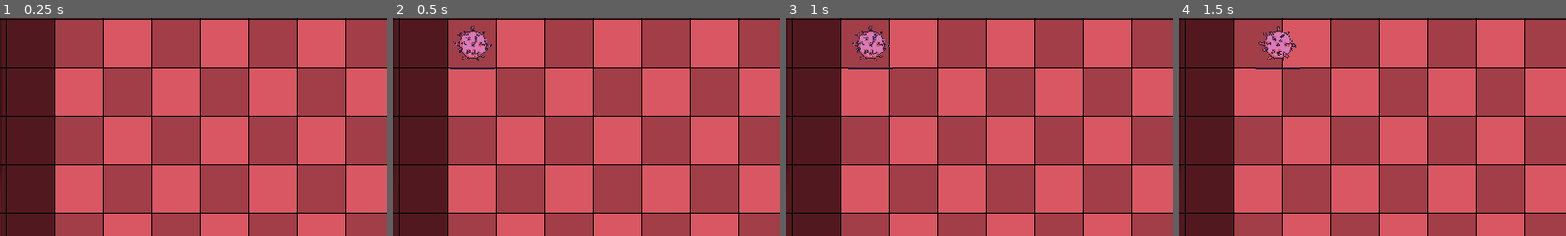
Above: before the commit, frames 1-4 (left to right).
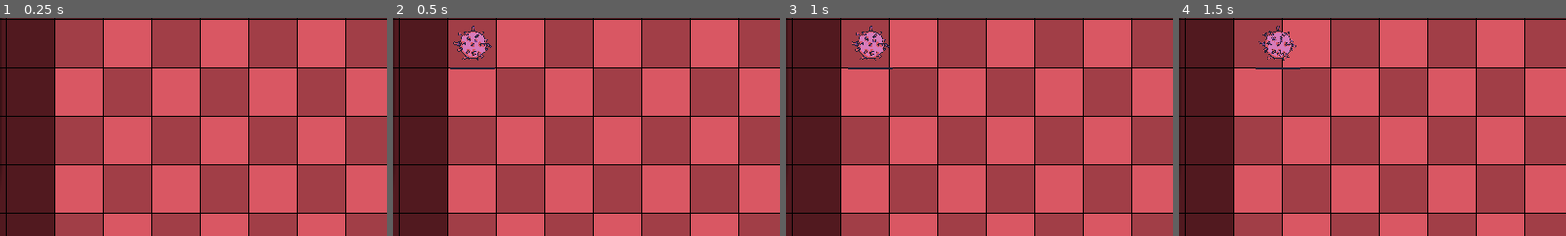
Above: after the commit, the same moments.

Repository: TeamKebab/GodotWildJam23
Game: Godot game, scene res://src/Main.tscn
Same seed, same stepped clock (60 frames per second), same inputs: the game is played once before the commit and once after it.
Inputs:
- Up to frame 1 (0.25 s): no input
- Up to frame 2 (0.5 s): no input
- Up to frame 3 (1 s): click "Buy1" at 0.5 s
- Up to frame 4 (1.5 s): click "Buy1" at 1.25 s
The pictures show only the part of the screen within x 5-55%, y 11-61%; the shares and areas given below are measured in that part.

Frame 1 is identical in both runs. In frame 2, 0.2% of the frame differs, in the area x 15-26%, y 3-20%; in frame 3, 0.2%; in frame 4, 0.2%.

Commit message:
virus re-hit after cooldown

Diff:
--- a/project.godot
+++ b/project.godot
@@ -14,38 +14,20 @@
 "language": "GDScript",
 "path": "res://src/gui/BuyButton.gd"
 }, {
-"base": "KinematicBody2D",
-"class": "Defense",
-"language": "GDScript",
-"path": "res://src/entities/Cannon.gd"
-}, {
 "base": "Area2D",
 "class": "Grid",
 "language": "GDScript",
 "path": "res://src/components/Grid.gd"
 }, {
-"base": "Area2D",
-"class": "HitBox",
-"language": "GDScript",
-"path": "res://src/components/HitBox.gd"
-}, {
 "base": "Node2D",
 "class": "MiniBar",
 "language": "GDScript",
 "path": "res://src/components/MiniBar.gd"
-}, {
-"base": "KinematicBody2D",
-"class": "Virus",
-"language": "GDScript",
-"path": "res://src/entities/Virus.gd"
 } ]
 _global_script_class_icons={
 "BuyButton": "",
-"Defense": "",
 "Grid": "",
-"HitBox": "",
-"MiniBar": "",
-"Virus": ""
+"MiniBar": ""
 }
 
 [application]
@@ -69,8 +51,8 @@
 
 [layer_names]
 
-2d_physics/layer_1="Virus HurtBoxes"
-2d_physics/layer_2="Defenses HurtBoxes"
+2d_physics/layer_1="Virus HitBoxes"
+2d_physics/layer_2="Defenses HitBoxes"
 2d_physics/layer_3="Virus"
 2d_physics/layer_4="Defenses"
 
--- a/src/Player.gd
+++ b/src/Player.gd
@@ -5,7 +5,7 @@
 
 
 var antibodies: int = 5 setget set_antibodies
-var spot_infected: bool = false
+var multiplier: float = 1
 
 
 func _ready() -> void:
@@ -15,3 +15,13 @@
 func set_antibodies(new_antibodies) -> void:
 	antibodies = new_antibodies
 	emit_signal("antibodies_changed", new_antibodies)
+
+
+func infect() -> void:
+	multiplier = multiplier * 1.5
+
+
+func heal() -> void:
+	multiplier = multiplier / 1.5
+	if multiplier < 1:
+		multiplier = 1
--- a/src/WaveSpawner.gd
+++ b/src/WaveSpawner.gd
@@ -87,9 +87,6 @@
 func _spawn(type: int, row: int):
 	var virus = VIRUS[type].instance()
 
-	if Player.spot_infected:
-		virus.multiplier = 2
-
 	virus.global_position = grid.grid_to_world(Vector2(0, row))
 	container.add_child(virus)
 
--- a/src/components/DetectionBox.tscn
+++ b/src/components/DetectionBox.tscn
@@ -1,5 +1,7 @@
 [gd_scene format=2]
 
 [node name="DetectionBox" type="Area2D"]
+collision_layer = 0
+collision_mask = 0
 
 [node name="CollisionShape2D" type="CollisionShape2D" parent="."]
--- a/src/components/HitBox.gd
+++ /dev/null
@@ -1,4 +0,0 @@
-extends Area2D
-class_name HitBox
-
-export var damage:int = 1
--- a/src/components/HitBox.tscn
+++ b/src/components/HitBox.tscn
@@ -1,8 +1,5 @@
-[gd_scene load_steps=2 format=2]
-
-[ext_resource path="res://src/components/HitBox.gd" type="Script" id=1]
+[gd_scene format=2]
 
 [node name="HitBox" type="Area2D"]
-script = ExtResource( 1 )
 
 [node name="CollisionShape2D" type="CollisionShape2D" parent="."]
--- a/src/entities/AntiBodies.tscn
+++ b/src/entities/AntiBodies.tscn
@@ -7,6 +7,8 @@
 extents = Vector2( 10.9756, 15.5941 )
 
 [node name="AntiBodies" type="Area2D"]
+collision_layer = 16
+collision_mask = 0
 script = ExtResource( 2 )
 
 [node name="Sprite" type="Sprite" parent="."]
--- a/src/entities/Bullet.gd
+++ b/src/entities/Bullet.gd
@@ -1,10 +1,16 @@
 extends KinematicBody2D
+
 
 const VELOCITY = 500
 
+
+export var damage : float = 1
+
+
 var direction = Vector2.ONE
 
-onready var hitbox : HitBox = $HitBox
+
+onready var hitbox : Area2D = $HitBox
 
 
 func _ready() -> void:
@@ -16,4 +22,12 @@
 
 
 func _on_hitbox_area_entered(hurtbox: Area2D) -> void:
+	var virus = hurtbox.owner
+
+	if not virus.has_method("set_hp"):
+		return
+
+	virus.hp -= damage
+
+	# TODO play animation & wait for end
 	queue_free()
--- a/src/entities/Bullet.tscn
+++ b/src/entities/Bullet.tscn
@@ -22,7 +22,8 @@
 shape = SubResource( 1 )
 
 [node name="HitBox" parent="." instance=ExtResource( 1 )]
-collision_layer = 0
+collision_layer = 2
+collision_mask = 0
 
 [node name="CollisionShape2D" parent="HitBox" index="0"]
 shape = SubResource( 2 )
--- a/src/entities/Cannon.gd
+++ b/src/entities/Cannon.gd
@@ -1,27 +1,35 @@
 extends KinematicBody2D
+
 
 const COOLDOWN = 3
 
 const Bullet = preload("res://src/entities/Bullet.tscn")
 
-var hp : float = 2
+var hp : float = 2 setget set_hp
 var target : Area2D
 
 onready var time_since_last_shoot: float = COOLDOWN
 onready var detection : Area2D = $DetectionBox
-onready var hurtbox : Area2D = $HurtBox
 onready var hpbar : MiniBar = $HP
 onready var sprite : AnimatedSprite = $Sprite
+
 
 func _ready() -> void:
 	detection.connect("area_entered", self,
 		"_on_detection_area_entered")
 	detection.connect("area_exited", self,
 		"_on_detection_area_exited")
-	hurtbox.connect("area_entered", self,
-		"_on_hurtbox_area_entered")
+
 	hpbar.total = hp
 	hpbar.value = hp
+
+
+func set_hp(new_hp) -> void:
+	hp = new_hp
+	hpbar.value = hp
+
+	if hp <= 0:
+		queue_free()
 
 
 func _physics_process(delta: float):
@@ -44,18 +52,6 @@
 		time_since_last_shoot = 0
 
 
-func _on_hurtbox_area_entered(hitbox: HitBox) -> void:
-	var virus : Virus = hitbox.owner
-
-	if virus == null:
-		return
-
-	hp -= hitbox.damage
-	hpbar.value = hp
-
-	if hp <= 0:
-		queue_free()
-
 func _on_detection_area_entered(area: Area2D) -> void:
 	if target == null:
 		_find_target()
@@ -67,7 +63,7 @@
 		_find_target()
 
 
-func _on_target_destroyed(virus: Virus) -> void:
+func _on_target_destroyed(virus) -> void:
 	target.owner.disconnect("destroyed", self, "_on_target_destroyed")
 	target = null
 	_find_target()
@@ -101,9 +97,9 @@
 	var valid_targets : Array = []
 
 	for i in targets:
-		var virus:Virus = i.owner
+		var virus = i.owner
 
-		if virus != null and virus.hp > 0:
+		if virus != null and virus.has_method("set_hp") and virus.hp > 0:
 			valid_targets.append(i)
 
 	return valid_targets
--- a/src/entities/Cannon.tscn
+++ b/src/entities/Cannon.tscn
@@ -9,11 +9,11 @@
 [sub_resource type="RectangleShape2D" id=1]
 extents = Vector2( 30, 30 )
 
-[sub_resource type="RectangleShape2D" id=11]
-extents = Vector2( 256, 16 )
+[sub_resource type="RectangleShape2D" id=3]
+extents = Vector2( 28, 10 )
 
-[sub_resource type="RectangleShape2D" id=12]
-extents = Vector2( 28, 10 )
+[sub_resource type="RectangleShape2D" id=4]
+extents = Vector2( 224, 32 )
 
 [node name="Cannon" type="KinematicBody2D"]
 collision_layer = 2147483656
@@ -29,25 +29,23 @@
 animation = "idle"
 playing = true
 
-[node name="DetectionBox" parent="." instance=ExtResource( 3 )]
+[node name="HurtBox" parent="." instance=ExtResource( 4 )]
 collision_layer = 0
-collision_mask = 2147483649
-
-[node name="CollisionShape2D" parent="DetectionBox" index="0"]
-position = Vector2( -288, 0 )
-shape = SubResource( 11 )
-
-[node name="HurtBox" parent="." instance=ExtResource( 4 )]
-collision_layer = 2
-collision_mask = 0
 
 [node name="CollisionShape2D" parent="HurtBox" index="0"]
-shape = SubResource( 12 )
+shape = SubResource( 3 )
 
 [node name="HP" parent="." instance=ExtResource( 5 )]
 position = Vector2( 0.148651, 26.8244 )
 value = 2.0
 
-[editable path="DetectionBox"]
+[node name="DetectionBox" parent="." instance=ExtResource( 3 )]
+collision_layer = 2
+
+[node name="CollisionShape2D" parent="DetectionBox" index="0"]
+position = Vector2( -224, 0 )
+shape = SubResource( 4 )
 
 [editable path="HurtBox"]
+
+[editable path="DetectionBox"]
--- a/src/entities/SoreSpot.gd
+++ b/src/entities/SoreSpot.gd
@@ -1,7 +1,7 @@
 extends Area2D
 
 
-export var hp : int = 1
+export var hp : float = 1 setget set_hp
 export var duration : int = 30
 
 
@@ -11,30 +11,27 @@
 
 
 func _ready() -> void:
-	hurtbox.connect("area_entered", self,
-		"_on_hurtbox_area_entered")
 	timer.connect("timeout", self, "_on_timer_timeout")
-
 	timer.start(duration)
 
 
+func set_hp(new_hp) -> void:
+	hp = new_hp
+
+	if hp <= 0:
+		_die()
+
+
 func _on_timer_timeout() -> void:
+	Player.heal()
 	#sprite.play("heal")
 	#yield(sprite, "animation_finished")
 	queue_free()
 
 
-func _on_hurtbox_area_entered(hitbox: HitBox) -> void:
-	var virus : Virus = hitbox.owner
+func _die():
+	Player.infect()
 
-	if virus == null:
-		return
-
-	hp -= hitbox.damage
-
-	if hp <= 0:
-		Player.spot_infected = true
-
-		#sprite.play("infected")
-		#yield(sprite, "animation_finished")
-		queue_free()
+	#sprite.play("infected")
+	#yield(sprite, "animation_finished")
+	queue_free()
--- a/src/entities/SoreSpot.tscn
+++ b/src/entities/SoreSpot.tscn
@@ -22,8 +22,7 @@
 shape = SubResource( 1 )
 
 [node name="HurtBox" parent="." instance=ExtResource( 3 )]
-collision_layer = 2
-collision_mask = 0
+collision_layer = 0
 
 [node name="CollisionShape2D" parent="HurtBox" index="0"]
 shape = SubResource( 2 )
--- a/src/entities/Virus.gd
+++ b/src/entities/Virus.gd
@@ -1,68 +1,100 @@
 extends KinematicBody2D
-class_name Virus
 
 signal destroyed
 
 const AntiBodies = preload("res://src/entities/AntiBodies.tscn")
 
 
-export var max_hp: float = 20
+export var max_hp: float = 2
 export var antibodies_amount = 1
 export var max_velocity = 100
+export var damage: float = 1
+export var cooldown: float = 3
 
 
-var hp: float
+var hp: float = max_hp setget set_hp
 
-var multiplier : float = 1 setget set_multiplier
 var velocity = Vector2.ZERO
 var acceleration = Vector2.RIGHT * 50
 
+var affected_defenses: Array = []
+
 
 onready var antibodies_container : Node2D = find_parent("Game").find_node("AntiBodies")
-onready var hurtbox : Area2D = $HurtBox
-onready var hitbox : HitBox = $HitBox
+onready var hitbox : Area2D = $HitBox
 onready var hpbar : MiniBar = $HP
+onready var timer : Timer = $Timer
 
 
 func _ready():
-	hurtbox.connect("area_entered", self, "_on_hurtbox_area_entered")
+	hitbox.connect("area_entered", self, "_on_hitbox_area_entered")
+	hitbox.connect("area_exited", self, "_on_hitbox_area_exited")
+	timer.connect("timeout", self, "_on_timer_timeout")
 
-	hp = max_hp
+	max_hp = max_hp * Player.multiplier
+	hp = hp * Player.multiplier
+
 	hpbar.total = max_hp
 	hpbar.value = hp
 
 
-func set_multiplier(new_multiplier) -> void:
-	hp = hp / multiplier * new_multiplier
-	max_hp = max_hp / multiplier * new_multiplier
-	multiplier = new_multiplier
+func set_hp(new_hp) -> void:
+	hp = new_hp
+	hpbar.value = hp
 
-	if hpbar != null:
-		hpbar.total = max_hp
-		hpbar.value = hp
+	if hp <= 0:
+		_die()
 
 
 func _physics_process(delta):
 	velocity = (velocity + acceleration * delta).clamped(max_velocity)
 
 	var collision = move_and_collide(velocity * delta)
-	if collision != null:
-		velocity = Vector2.ZERO
 
 
-func _on_hurtbox_area_entered(hitbox: HitBox) -> void:
-	if hitbox == null:
+func _on_hitbox_area_entered(hurtbox: Area2D) -> void:
+	var defense = hurtbox.owner
+
+	if defense == null or not defense.has_method("set_hp"):
 		return
 
-	hp -= hitbox.damage
-	hpbar.value = hp
+	if not defense in affected_defenses:
+		affected_defenses.append(defense)
 
-	if hp <= 0:
-		var antibodies = AntiBodies.instance()
-		antibodies.amount = antibodies_amount
-		antibodies.global_position = global_position
-		antibodies.global_position.y += randi() % 32 - 16
-		antibodies_container.add_child(antibodies)
+	if timer.is_stopped():
+		defense.hp -= damage
+		timer.start(cooldown)
 
-		emit_signal("destroyed", self)
-		queue_free()
+
+func _on_hitbox_area_exited(hurtbox: Area2D) -> void:
+	var defense = hurtbox.owner
+
+	if defense in affected_defenses:
+		affected_defenses.erase(defense)
+
+
+func _on_timer_timeout() -> void:
+	var to_remove : Array = []
+
+	for defense in affected_defenses:
+		if defense == null or defense.hp <= 0:
+			to_remove.append(defense)
+		else:
+			defense.hp -= damage
+
+	for defense in to_remove:
+		affected_defenses.erase(defense)
+
+	if not affected_defenses.empty():
+		timer.start(cooldown)
+
+
+func _die() -> void:
+	var antibodies = AntiBodies.instance()
+	antibodies.amount = antibodies_amount
+	antibodies.global_position = global_position
+	antibodies.global_position.y += randi() % 32 - 16
+	antibodies_container.add_child(antibodies)
+
+	emit_signal("destroyed", self)
+	queue_free()
--- a/src/entities/Virus.tscn
+++ b/src/entities/Virus.tscn
@@ -38,21 +38,21 @@
 
 [node name="Sprite" type="AnimatedSprite" parent="."]
 frames = SubResource( 3 )
-frame = 1
 playing = true
 
 [node name="CollisionShape2D" type="CollisionShape2D" parent="."]
 shape = SubResource( 4 )
 
 [node name="HurtBox" parent="." instance=ExtResource( 3 )]
-collision_mask = 0
+collision_layer = 0
+collision_mask = 2
 
 [node name="CollisionShape2D" parent="HurtBox" index="0"]
 shape = SubResource( 5 )
 
 [node name="HitBox" parent="." instance=ExtResource( 4 )]
-collision_layer = 0
-collision_mask = 2
+collision_layer = 2147483649
+collision_mask = 0
 
 [node name="CollisionShape2D" parent="HitBox" index="0"]
 shape = SubResource( 6 )
@@ -61,6 +61,8 @@
 position = Vector2( 0, 32 )
 value = 2.0
 
+[node name="Timer" type="Timer" parent="."]
+
 [editable path="HurtBox"]
 
 [editable path="HitBox"]
Binary file changed: assets/sprites/hp.png
